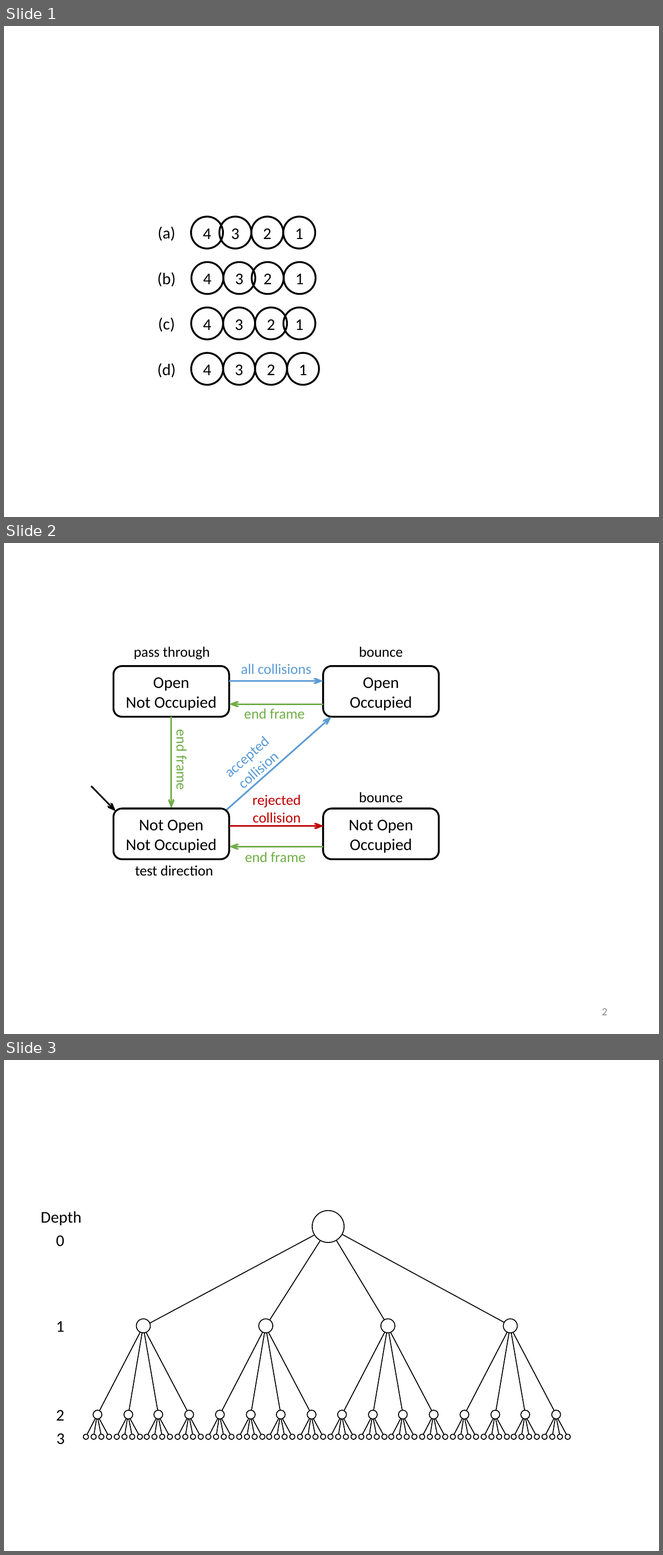
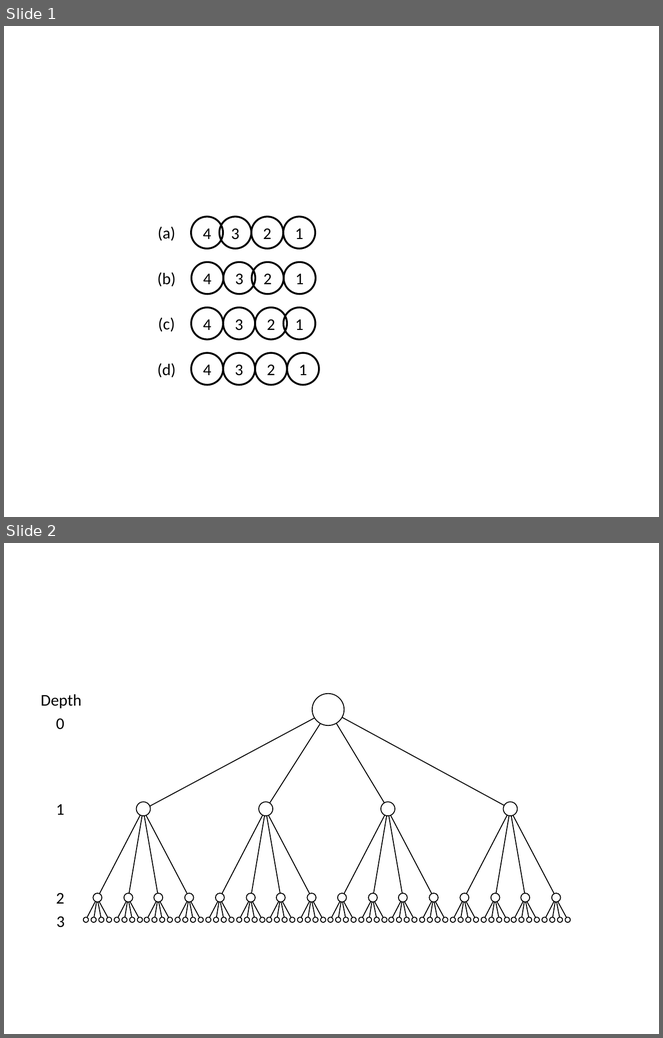
Before and after one commit to Ian-Parberry/sage-docs, a slide deck: Doxygen/physics/3. Collision Math Toy/figures.pptx. Shown one above the other, each under a label of ours: slides 1, 2 and 3 before the commit, slides 1 and 2 after it. The pictures are 663x1555 and 663x1038 pixels, drawn with LibreOffice and Linux fonts; fonts in the diff are those of the drawing. Boxes give left, top, right and bottom in pixels: in the first picture for what was removed or moved away, otherwise in the second. Text is boxed around its words. In the diff, an @@ line names an element or a change of style, - is before the commit and + after.

```diff
--- a/Doxygen/physics/3. Collision Math Toy/figures.pptx
+++ b/Doxygen/physics/3. Collision Math Toy/figures.pptx
@@ slide 2 removed at (x1=4, y1=543, x2=659, y2=1034), background #FFFFFF @@
@@ text removed at (x1=134, y1=646, x2=210, y2=659) @@
-pass through
@@ text removed at (x1=359, y1=646, x2=403, y2=657) @@
-bounce
@@ rounded rectangle removed at (x1=113, y1=666, x2=229, y2=717) @@
-Open
-Not Occupied
@@ text removed at (x1=241, y1=664, x2=311, y2=674) @@
-all collisions
@@ rounded rectangle removed at (x1=323, y1=666, x2=439, y2=717) @@
-Open
-Occupied
@@ arrow removed from (229, 681) to (323, 681) @@
@@ arrow removed from (323, 704) to (229, 704) @@
@@ text removed at (x1=244, y1=708, x2=305, y2=719) @@
-end frame
@@ arrow removed from (171, 717) to (171, 809) @@
@@ text removed at (x1=205, y1=719, x2=298, y2=808) @@
-accepted collision
@@ arrow removed from (222, 814) to (332, 717) @@
@@ text removed at (x1=172, y1=732, x2=190, y2=789) @@
-end frame
@@ arrow removed from (91, 786) to (116, 812) @@
@@ text removed at (x1=359, y1=792, x2=403, y2=803) @@
-bounce
@@ text removed at (x1=253, y1=795, x2=301, y2=826) @@
-rejected collision
@@ rounded rectangle removed at (x1=113, y1=809, x2=229, y2=860) @@
-Not Open
-Not Occupied
@@ rounded rectangle removed at (x1=323, y1=809, x2=439, y2=860) @@
-Not Open
-Occupied
@@ arrow removed from (230, 826) to (324, 826) @@
@@ arrow removed from (323, 847) to (229, 847) @@
@@ text removed at (x1=245, y1=852, x2=306, y2=862) @@
-end frame
@@ text removed at (x1=135, y1=865, x2=213, y2=876) @@
-test direction
@@ page number removed at (x1=602, y1=1008, x2=608, y2=1016) @@
-2
@@ what was slide 3 is now slide 2 @@
```
